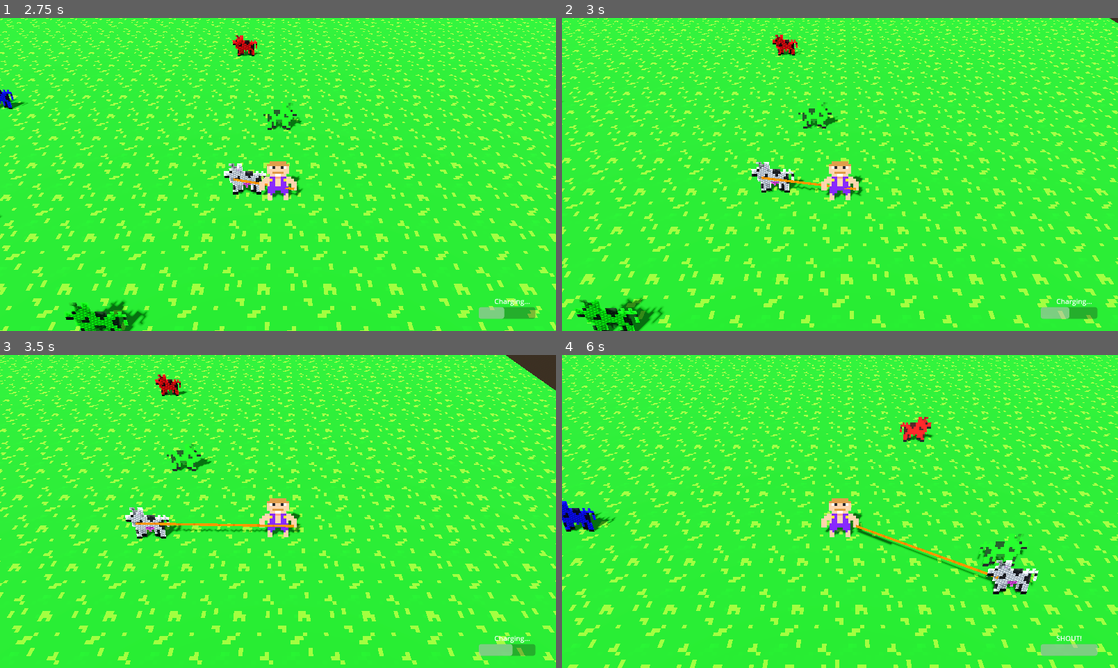
Above: before the commit, frames 1-4 (two rows, left to right).
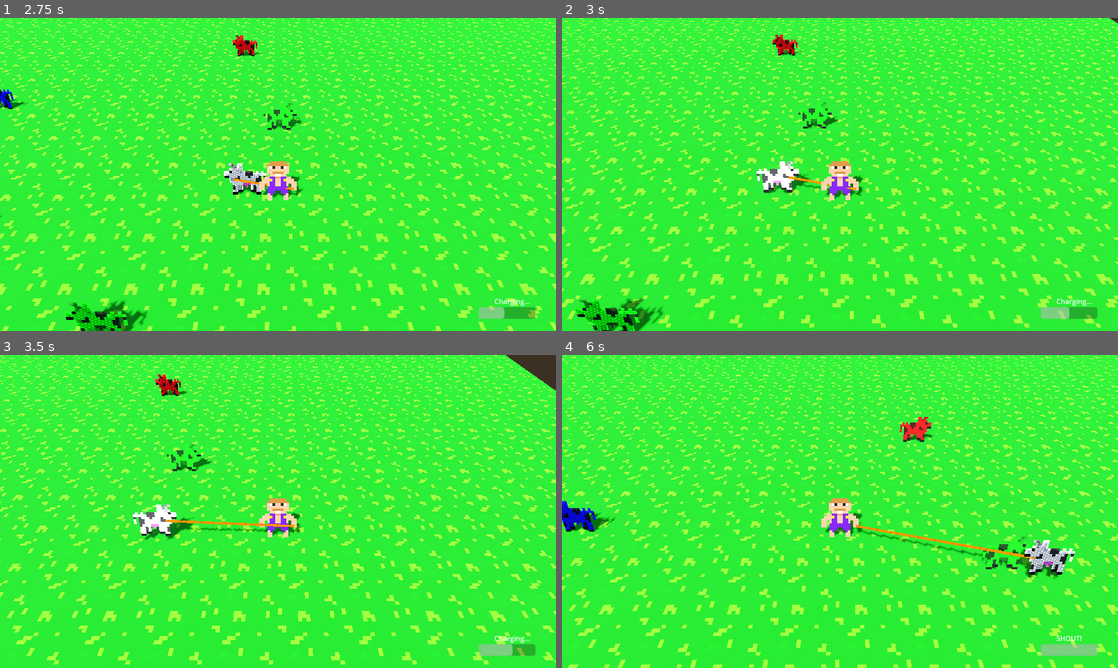
Above: after the commit, the same moments.

Repository: 20TB-ZipBomb/BGJ2024
Game: Godot game, scene res://scenes/main.tscn
The game is run twice, just before and just after one commit, with the same random seed, the same clock (stepped at 60 frames per second) and the same inputs.
Inputs (mouse positions are in pixels of both pictures, inside the frame that each line leads up to):
- Up to frame 1 (2.75 s): click "Start Game" at 0.5 s; move the mouse to (400, 158) at 1.27 s; hold D (move_right) 1.28-2.03 s; click (400, 158) at 1.35 s; move the mouse to (166, 190) at 2.02 s; hold S (move_down) from 2.03 s (still down); tap Space (shout) at 2.1 s; click (166, 190) at 2.3 s
- Up to frame 2 (3 s): move the mouse to (895, 105) at 2.77 s; release S (move_down) at 2.78 s; hold D (move_right) from 2.78 s (still down); click (895, 105) at 2.85 s
- Up to frame 3 (3.5 s): keep holding D (move_right)
- Up to frame 4 (6 s): move the mouse to (812, 574) at 3.52 s; release D (move_right) at 3.53 s; hold W (move_up) 3.53-4.28 s; click (812, 574) at 3.6 s; move the mouse to (1006, 558) at 4.27 s; hold A (move_left) 4.28-5.78 s; tap Space (shout) at 4.35 s; click (1006, 558) at 4.55 s; move the mouse to (673, 464) at 5.02 s; click (673, 464) at 5.1 s; move the mouse to (867, 511) at 5.77 s; hold S (move_down) from 5.78 s (still down); click (867, 511) at 5.85 s

Frame 1 is identical in both runs. In frame 2, 0.7% of the frame differs, in the area x 34-53%, y 45-56%; in frame 3, 1.0%; in frame 4, 2.4%, in the area x 53-93%, y 54-77%.

Commit message:
move leash pull effect logic to leash script

Diff:
--- a/scenes/characters/animal.tscn
+++ b/scenes/characters/animal.tscn
@@ -5,7 +5,6 @@
 [ext_resource type="Texture2D" uid="uid://dik1oyf24wmr5" path="res://assets/items/lasso_icon.png" id="2_tudki"]
 [ext_resource type="Script" path="res://scripts/characters/animal_sprite.gd" id="3_dlphk"]
 [ext_resource type="Script" path="res://scripts/mechanics/desire.gd" id="5_88ntp"]
-
 
 [sub_resource type="CapsuleShape3D" id="CapsuleShape3D_wyftn"]
 radius = 0.3
--- a/scenes/characters/player.tscn
+++ b/scenes/characters/player.tscn
@@ -1,8 +1,7 @@
-[gd_scene load_steps=6 format=3 uid="uid://jmen0e87ma80"]
+[gd_scene load_steps=5 format=3 uid="uid://jmen0e87ma80"]
 
 [ext_resource type="Script" path="res://scripts/player/player.gd" id="1_g4b2t"]
 [ext_resource type="Texture2D" uid="uid://bpew4axhcdomu" path="res://assets/characters/simple_farmer.png" id="2_fyp6h"]
-[ext_resource type="PackedScene" uid="uid://cwmsx6nlgxkaa" path="res://scenes/mechanics/leash.tscn" id="2_xfrav"]
 
 [sub_resource type="CapsuleShape3D" id="CapsuleShape3D_nea58"]
 radius = 0.3
@@ -15,7 +14,6 @@
 [node name="Player" type="CharacterBody3D"]
 motion_mode = 1
 script = ExtResource("1_g4b2t")
-leash_packed_scene = ExtResource("2_xfrav")
 
 [node name="CollisionShape2D" type="CollisionShape3D" parent="."]
 transform = Transform3D(1, 0, 0, 0, 1, 0, 0, 0, 1, 0, 0.5, 0)
--- a/scenes/mechanics/leash.tscn
+++ b/scenes/mechanics/leash.tscn
@@ -2,7 +2,6 @@
 
 [ext_resource type="Script" path="res://scripts/mechanics/leash.gd" id="1_3ocpm"]
 [ext_resource type="Texture2D" uid="uid://bid43j03uy7nc" path="res://assets/scenery/wood_tile.png" id="2_axy5l"]
-
 
 [sub_resource type="StandardMaterial3D" id="StandardMaterial3D_wx3ut"]
 shading_mode = 0
@@ -23,6 +22,7 @@
 [node name="Leash" type="Node3D"]
 script = ExtResource("1_3ocpm")
 
-[node name="MeshInstance3D" type="MeshInstance3D" parent="."]
+[node name="Mesh" type="MeshInstance3D" parent="."]
+unique_name_in_owner = true
 transform = Transform3D(1.91069e-15, -4.37114e-08, -1, -1, -4.37114e-08, 0, -4.37114e-08, 1, -4.37114e-08, 0, 0, -0.5)
 mesh = SubResource("CylinderMesh_2t2si")
--- a/scripts/characters/animal.gd
+++ b/scripts/characters/animal.gd
@@ -7,8 +7,6 @@
 
 @onready var lasso_icon: Sprite3D = %LassoIcon
 @onready var leash_point: Node3D = %LeashPoint
-
-var leash: Leash = null
 
 var wander_vector: Vector2 = Vector2.DOWN
 
--- a/scripts/mechanics/leash.gd
+++ b/scripts/mechanics/leash.gd
@@ -1,9 +1,75 @@
 extends Node3D
 class_name Leash
 
-@export var end_node: Node3D
+static var leash_packed_scene: PackedScene = preload("res://scenes/mechanics/leash.tscn")
+
+static var all_leashes: Array[Leash] = []
+static var leashed_characters: Array[CharacterBody3D]
+
+static var unleashed_signal: Signal = Signal()
+
+## Anchor is the node that pulls the leashee.
+static func create_leash(anchor: Node3D, leashee: Node3D) -> Leash:
+	var leash: Leash = leash_packed_scene.instantiate()
+	anchor.add_child(leash)
+	leash.end_node = leashee
+	return leash
+
+## Removes all leashes that are pulling on a character.
+static func unleash(character: CharacterBody3D) -> void:
+	for leash in all_leashes:
+		if leash.leashed_character == character:
+			leash.queue_free()
+			all_leashes.erase(leash)
+
+## The minimum distance a character needs to be from the leash origin for it to be dragged.
+@export var min_drag_distance: float = 1
+@export var pull_coefficient: float = 0.7
+
+## The node to connect to. It's owner will be dragged if it is a CharacterBody3D.
+@export var end_node: Node3D:
+	set(value):
+		if leashed_character:
+			leashed_characters.erase(leashed_character)
+			leashed_character.tree_exited.disconnect(_on_leashed_character_exiting_tree)
+		if value and value.owner is CharacterBody3D:
+			leashed_character = value.owner
+			leashed_character.tree_exiting.connect(_on_leashed_character_exiting_tree)
+			leashed_characters.append(leashed_character)
+		else:
+			leashed_character = null
+		end_node = value
+
+var leashed_character: CharacterBody3D = null
+
+func _on_leashed_character_exiting_tree() -> void:
+	queue_free()
+
+func _enter_tree():
+	all_leashes.append(self)
+
+func _exit_tree():
+	all_leashes.erase(self)
+	if leashed_character:
+		var unleash_character = true
+		for leash in all_leashes:
+			if leash.leashed_character == leashed_character:
+				unleash_character = false
+		if unleash_character:
+			leashed_characters.erase(leashed_character)
 
 # Called every frame. 'delta' is the elapsed time since the previous frame.
 func _process(_delta):
 	look_at(end_node.global_position)
 	scale.z = global_position.distance_to(end_node.global_position)
+	if leashed_character and global_position.distance_to(leashed_character.global_position) > min_drag_distance:
+		leashed_character.velocity = (global_position - leashed_character.global_position) * pull_coefficient
+		leashed_character.move_and_slide()
+
+## Makes the leash invisible.
+func make_invisible() -> void:
+	%Mesh.visible = false
+
+## Makes the leash visible.
+func make_visible() -> void:
+	%Mesh.visible = true
--- a/scripts/player/player.gd
+++ b/scripts/player/player.gd
@@ -1,15 +1,12 @@
 class_name PlayerController
 extends CharacterBody3D
-
-@export var leash_packed_scene: PackedScene = null
 
 @export var shout_cooldown: float = 5 # Seconds
 @export var speed: float = 4
 ## The player's speed is multiplied by this number to the power of the number of leashed_animals.
 ## This lets the player can leash as many animals as they want without completely stopping.
 @export_range(0, 1) var speed_reduction_per_dragged_body: float = 0.85
-## The minimum distance an animal needs to be from the player for it to be dragged while being leashed.
-@export var min_drag_distance: float = 1
+
 @export var lasso_range: float = 3
 
 @onready var raycast: RayCast3D = %RayCast3D
@@ -25,7 +22,6 @@
 		if targeted_animal:
 			targeted_animal.show_lasso()
 
-var leashed_animals: Array[Animal] = []
 var current_shout_cooldown: float = 0
 
 func _ready() -> void:
@@ -42,25 +38,16 @@
 
 	# Handle targetting and leashing of animals
 	var body: Area3D = raycast.get_collider()
-	if body and body.owner is Animal and body.owner not in leashed_animals:
+	if body and body.owner is Animal and body.owner not in Leash.leashed_characters:
 		targeted_animal = body.owner
 		if Input.is_action_just_pressed("use_lasso"):
-			leashed_animals.append(body.owner)
-			var leash: Leash = leash_packed_scene.instantiate()
-			leash_point.add_child(leash)
-			leash.end_node = body.owner.leash_point
+			Leash.create_leash(leash_point, targeted_animal.leash_point)
 	else:
 		targeted_animal = null
 
-	var movement_vector: Vector2 = direction * (speed * pow(speed_reduction_per_dragged_body, leashed_animals.size()))
+	var movement_vector: Vector2 = direction * (speed * pow(speed_reduction_per_dragged_body, Leash.leashed_characters.size()))
 	velocity = Vector3(movement_vector.x, 0, movement_vector.y)
 	move_and_slide()
-
-	# Drag leashed animals
-	for animal: Animal in leashed_animals:
-		if global_position.distance_to(animal.global_position) > min_drag_distance:
-			animal.velocity = (global_position - animal.global_position) * 0.7
-			animal.move_and_slide()
 
 func _process(delta: float):
 	current_shout_cooldown += delta
